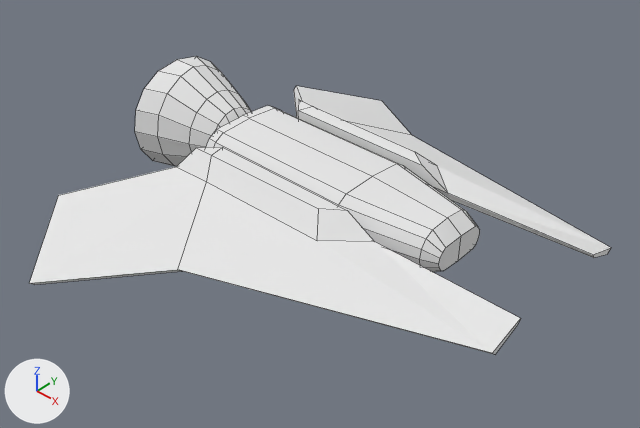
Before and after pictures for a commit that changed the Blender file asset_sources/passer.blend.
Rendered twice from a camera (50 mm lens) standing at (7.67, -7.07, 6.44) and looking at (0.97, 0.08, -0.18). The lights are fixed; the arrows at lower left show +X, +Y and +Z. Mesh edges are drawn as thin lines.
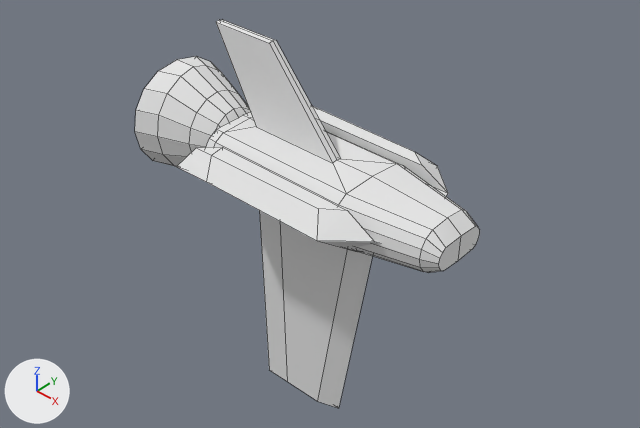
The change, as a diff of the scene's bpy script:
```diff
--- a/asset_sources/passer.blend.py
+++ b/asset_sources/passer.blend.py
@@ me_cube @@
 # used by ob_cube; location = (0.0, 0.0, 0.0)
-me_cube.from_pydata(...)  # 156 vertices, 131 faces; spans x -1.71..4.49, y -3.32..0.0, z -0.38..1.24
+me_cube.from_pydata(...)  # 168 vertices, 143 faces; spans x -1.71..3.23, y -1.18..0.0, z -3.45..2.09
+# me_cube part 1
+# 10 vertices are removed from x -1.58..4.49, y -3.32..-0.73, z -0.32..0.58
+# 11 faces are deleted
+# 1 vertex moves from x -0.01, y -0.69, z 0.34 to x -0.01, y 0.0, z 0.02
+# 22 vertices are added at x -0.74..2.55, y -0.47..0.0, z -3.45..2.09
+# 23 new faces join them
 me_cube.materials.append(mat_material)
```

Where the change shows, as pixel boxes [x1, y1, x2, y2] in the pictures (640 x 428 px):
'Cube', reshaped (41% narrower, 30% taller)
    before: [29, 56, 611, 354]
    after: [135, 20, 480, 408]
part 1 of me_cube, built on
    before: [29, 86, 611, 354]
    after: [216, 20, 448, 408]
